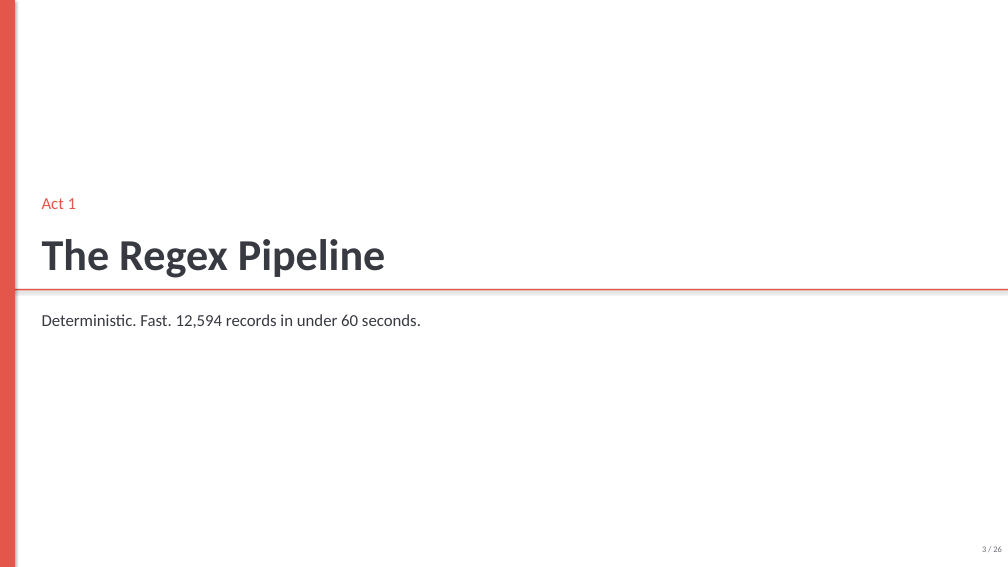
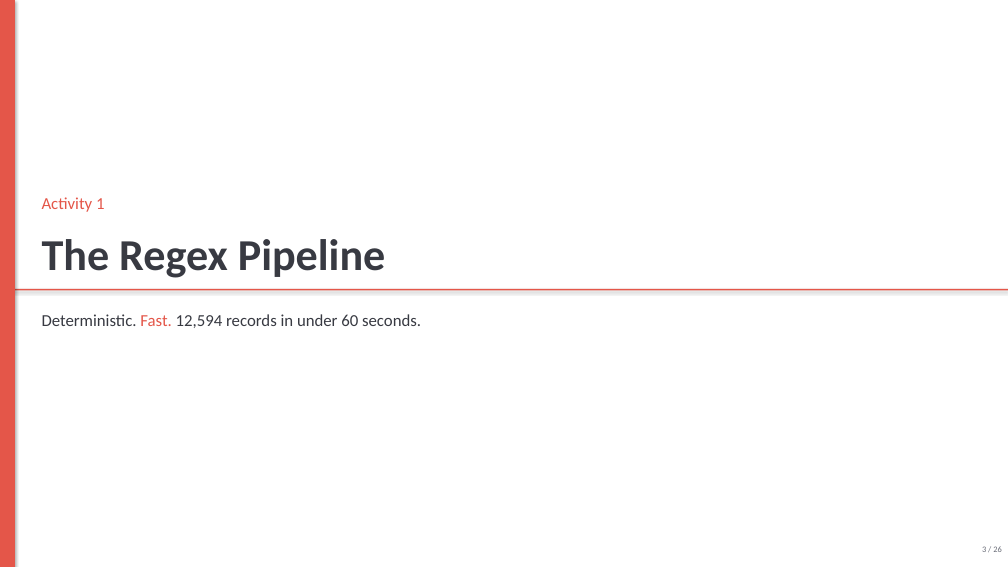
Before and after one commit to bennyistanto/to-rdls, a slide deck: slide 3 of docs/hdx2rdls_journey_20260512.pptx. Drawn at 1008x567 pixels with LibreOffice and Linux fonts; fonts in the diff are those of the drawing. Boxes give left, top, right and bottom in pixels: in the first picture for what was removed or moved away, otherwise in the second. Text is boxed around its words. In the diff, an @@ line names an element or a change of style, - is before the commit and + after.

```diff
--- a/docs/hdx2rdls_journey_20260512.pptx
+++ b/docs/hdx2rdls_journey_20260512.pptx
@@ text at bbox=[42, 197, 104, 212]: text changed @@
-Act 1
+Activity 1
@@ text "Deterministic. Fast. 12,594 records in ..." at bbox=[42, 314, 421, 328]: text colour #383A42 to #E45649 in "Fast." @@
```
Also in this commit, not shown: 25 other slides changed, 26 other files.
